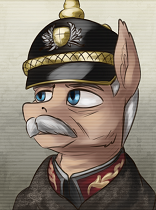
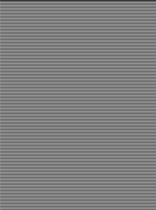
The second 156×210 image is a revision of the first. Changes to its layers:
removed layer "leadnaz3" over left=0, top=0, right=156, bottom=210
removed layer "Фон" over left=0, top=0, right=156, bottom=210
